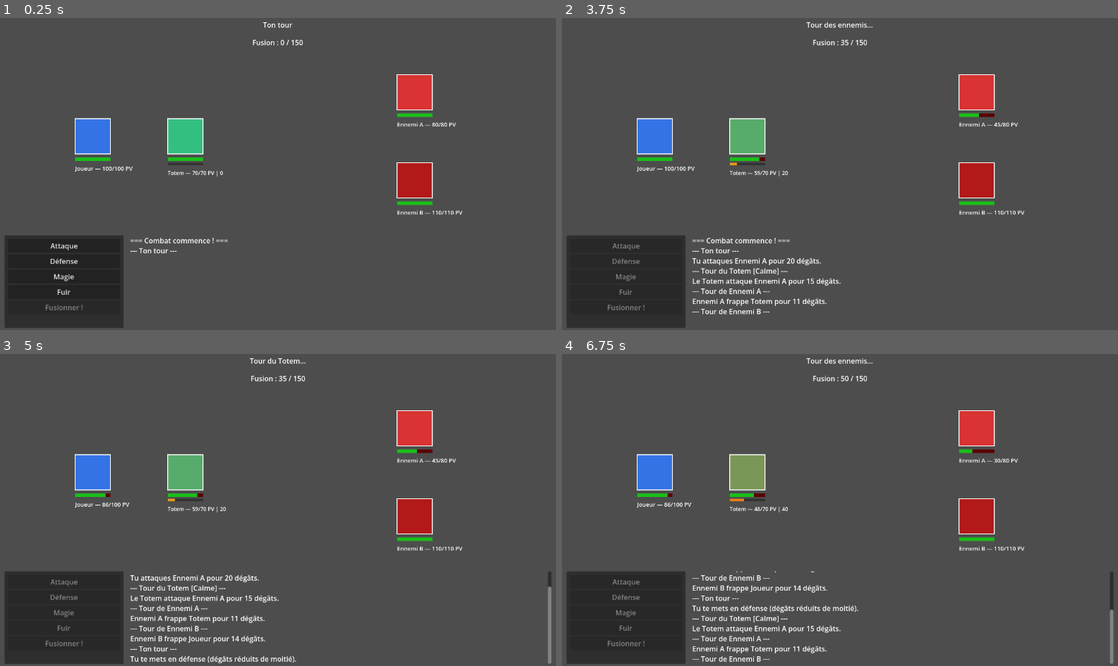
Above: before the commit, frames 1-4 (two rows, left to right).
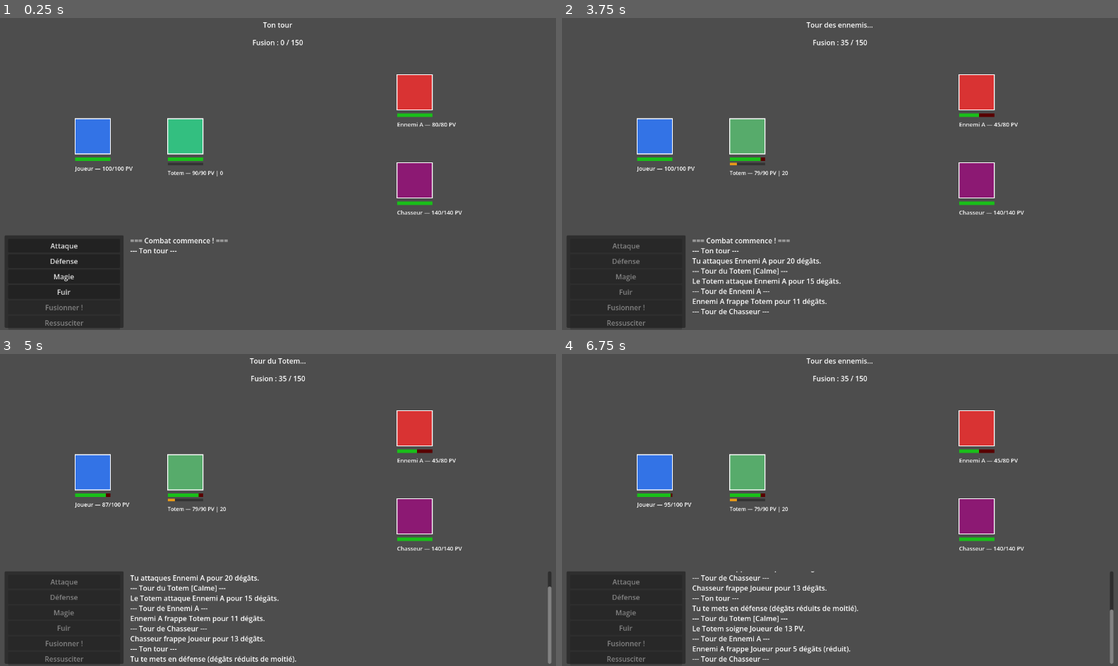
Above: after the commit, the same moments.

Repository: maxoupqg/totema_project
Game: Godot game, scene res://scenes/combat.tscn
Same seed, same stepped clock (60 frames per second), same inputs: the game is played once before the commit and once after it.
Inputs:
- Up to frame 1 (0.25 s): no input
- Up to frame 2 (3.75 s): click "Attaque" at 0.5 s; click "Ennemi A (80/80 PV)" at 1.25 s; tap Enter at 2, 3.5 s; tap Space at 2.75 s
- Up to frame 3 (5 s): click "Défense" at 4.25 s
- Up to frame 4 (6.75 s): tap Space at 5, 6.5 s; tap Enter at 5.75 s

The runs differ from the first frame. In frame 1, 0.8% of the frame differs, in the area x 8-84%, y 46-99%; in frame 2, 0.9%; in frame 3, 1.1%; in frame 4, 2.3%, in the area x 8-84%, y 6-99%.

Commit message:
feat: test de variété — axe Peur revu, Chasseur, résurrection totem
- Axe Peur : paliers remplacés (Calme/Méfiant/Panique) — le totem esquive
  les coups qui le ciblent plutôt que de protéger le joueur ; contre-attaque
  au Calme alimente la jauge de fusion
- Chasseur : 2e type d'ennemi avec preference_totem (75%) ciblant le totem
  en priorité ; @export configurable depuis l'inspecteur
- Action Ressusciter : ranime le totem à 50% PV, réduit jauge fusion de 20%
  et agitation de 20 ; bouton grisé tant que le totem est vivant

Co-Authored-By: Claude Sonnet 4.6 <noreply@anthropic.com>

Diff:
--- a/scenes/combat.tscn
+++ b/scenes/combat.tscn
@@ -22,9 +22,8 @@
 [node name="Totem" type="Node2D" parent="Combattants" unique_id=1569438253]
 position = Vector2(430, 280)
 script = ExtResource("3")
-type_axe = 1
 nom_combattant = "Totem"
-pv_max = 70
+pv_max = 90
 vitesse = 9
 couleur = Color(0.2, 0.75, 0.5, 1)
 
@@ -40,11 +39,12 @@
 [node name="Ennemi2" type="Node2D" parent="Combattants" unique_id=1397143638]
 position = Vector2(950, 380)
 script = ExtResource("4")
-nom_combattant = "Ennemi B"
-pv_max = 110
-vitesse = 7
-degats_base = 14
-couleur = Color(0.7, 0.1, 0.1, 1)
+preference_totem = 0.75
+nom_combattant = "Chasseur"
+pv_max = 140
+vitesse = 8
+degats_base = 13
+couleur = Color(0.55, 0.1, 0.45, 1)
 
 [node name="Fusion" type="Node" parent="." unique_id=1610684322]
 script = ExtResource("5")
@@ -119,6 +119,11 @@
 disabled = true
 text = "Fusionner !"
 
+[node name="BtnRessusciter" type="Button" parent="UI/PanelActions/VBoxContainer" unique_id=2045318761]
+layout_mode = 2
+disabled = true
+text = "Ressusciter"
+
 [node name="JournalCombat" type="RichTextLabel" parent="UI" unique_id=1883850290]
 offset_left = 305.0
 offset_top = 505.0
--- a/scripts/ennemi.gd
+++ b/scripts/ennemi.gd
@@ -1,5 +1,8 @@
 class_name Ennemi
 extends Combattant
 
+# 0.0 = cible aléatoire, 1.0 = cible toujours le totem si vivant
+@export var preference_totem: float = 0.0
+
 func jouer_tour(cible: Combattant) -> int:
 	return cible.prendre_degats(degats_base)
--- a/scripts/fusion.gd
+++ b/scripts/fusion.gd
@@ -12,6 +12,10 @@
 var jauge: int = 0
 var en_fusion: bool = false
 var tours_restants: int = 0
+
+func reduire_jauge(fraction: float) -> void:
+	jauge = max(0, int(jauge * (1.0 - fraction)))
+	emit_signal("jauge_change", jauge, jauge_max)
 
 func ajouter_points(degats: int) -> void:
 	if en_fusion or jauge >= jauge_max:
--- a/scripts/gestionnaire_combat.gd
+++ b/scripts/gestionnaire_combat.gd
@@ -15,6 +15,7 @@
 @onready var btn_magie: Button = $UI/PanelActions/VBoxContainer/BtnMagie
 @onready var btn_fuir: Button = $UI/PanelActions/VBoxContainer/BtnFuir
 @onready var btn_fusionner: Button = $UI/PanelActions/VBoxContainer/BtnFusionner
+@onready var btn_ressusciter: Button = $UI/PanelActions/VBoxContainer/BtnRessusciter
 @onready var panel_cibles: Panel = $UI/PanelCibles
 @onready var vbox_cibles: VBoxContainer = $UI/PanelCibles/VBoxCibles
 @onready var journal: RichTextLabel = $UI/JournalCombat
@@ -43,6 +44,7 @@
 	btn_magie.pressed.connect(_action_magie)
 	btn_fuir.pressed.connect(_action_fuir)
 	btn_fusionner.pressed.connect(_action_fusionner)
+	btn_ressusciter.pressed.connect(_action_ressusciter)
 
 	panel_cibles.visible = false
 	_demarrer_combat()
@@ -57,6 +59,7 @@
 	etat = EtatCombat.TOUR_JOUEUR
 	_activer_boutons(true)
 	btn_fusionner.disabled = fusion.en_fusion or fusion.jauge < fusion.jauge_max or not totem.est_vivant()
+	btn_ressusciter.disabled = totem.est_vivant()
 	if fusion.en_fusion:
 		label_tour.text = "Ton tour [Fusion x%d]" % fusion.tours_restants
 	else:
@@ -69,6 +72,7 @@
 	btn_magie.disabled = not actif
 	btn_fuir.disabled = not actif
 	btn_fusionner.disabled = not actif
+	btn_ressusciter.disabled = not actif
 
 # — Sélection de cible —
 
@@ -166,6 +170,20 @@
 	_log("=== FUSION ! Le Totem et toi ne font plus qu'un (%d tours) ===" % fusion.duree_fusion)
 	_fin_tour_joueur()
 
+func _action_ressusciter() -> void:
+	if etat != EtatCombat.TOUR_JOUEUR or totem.est_vivant():
+		return
+	_activer_boutons(false)
+	totem.pv_actuels = totem.pv_max / 2
+	totem.visible = true
+	totem.queue_redraw()
+	fusion.reduire_jauge(0.2)
+	_maj_label_fusion()
+	totem._modifier_agitation(-20)
+	_log("Tu ressuscites le Totem ! Il revient à %d/%d PV. (fusion -20%%, agitation -20)" % [totem.pv_actuels, totem.pv_max])
+	_appliquer_bonus_fusion()
+	_fin_tour_joueur()
+
 # — Bonus fusion —
 
 func _appliquer_bonus_fusion() -> void:
@@ -191,7 +209,7 @@
 			_log("[Fusion Colère] Actif — les ennemis brûlent quand ils te frappent.")
 		Totem.TypeAxe.PEUR:
 			# L'effet se produit côté ennemi (voir _executer_tour_ennemi)
-			_log("[Fusion Peur] Actif — le Totem intercepte et contre-attaque.")
+			_log("[Fusion Peur] Actif — le Totem esquive et contre-attaque.")
 	fusion.decrementer_tour()
 	if not fusion.en_fusion:
 		_log("--- La fusion se termine ---")
@@ -250,33 +268,40 @@
 		cibles.append(totem)
 	if cibles.is_empty():
 		return
-	var cible: Combattant = cibles[randi() % cibles.size()]
-
-	# Peur hors fusion : intercept ou redirection selon le flag actif
+	# Les ennemis avec preference_totem ciblent le totem en priorité si disponible
+	var cible: Combattant
+	if totem.est_vivant() and not fusion.en_fusion and randf() < ennemi_actif.preference_totem:
+		cible = totem
+	else:
+		cible = cibles[randi() % cibles.size()]
+
+	# Peur hors fusion : esquive ou redirection selon le flag actif
 	if totem.est_vivant() and not fusion.en_fusion:
-		if cible == joueur and totem.protection_active:
-			totem.protection_active = false
-			cible = totem
-			_log("%s attaque — le Totem intercepte le coup à ta place !" % ennemi_actif.nom_combattant)
+		if cible == totem and totem.esquive_active:
+			totem.esquive_active = false  # consommé : une esquive par tour
+			var contre: int = totem.degats_base
+			ennemi_actif.pv_actuels = max(0, ennemi_actif.pv_actuels - contre)
+			ennemi_actif.queue_redraw()
+			fusion.ajouter_points(contre)
+			_log("%s attaque le Totem — il esquive et contre-attaque pour %d dégâts !" % [ennemi_actif.nom_combattant, contre])
+			_prochain_tour_ennemi()
+			return
+		elif cible == totem and totem.esquive_simple:
+			totem.esquive_simple = false  # consommé : une esquive par tour
+			_log("%s attaque le Totem — il esquive !" % ennemi_actif.nom_combattant)
+			_prochain_tour_ennemi()
+			return
 		elif cible == totem and totem.protection_egoiste:
-			totem.protection_egoiste = false
+			# Non consommé : redirige TOUS les coups ce tour vers le joueur
 			cible = joueur
 			_log("%s attaque le Totem — il esquive et te redirige le coup !" % ennemi_actif.nom_combattant)
 
-	# Fusion Peur : interception fiable + contre-attaque (totem absorbe, pas le joueur)
+	# Fusion Peur : esquive totale + contre-attaque sur chaque frappe ennemie
 	if fusion.en_fusion and totem.type_axe == Totem.TypeAxe.PEUR and cible == joueur and totem.est_vivant():
-		var degats_absorbes: int = ennemi_actif.degats_base
-		totem.pv_actuels = max(0, totem.pv_actuels - degats_absorbes)
-		totem.queue_redraw()
-		if totem.pv_actuels <= 0:
-			totem.call_deferred("emit_signal", "mort")
-		_log("%s attaque — [Fusion Peur] Le Totem absorbe %d dégâts !" % [ennemi_actif.nom_combattant, degats_absorbes])
 		var contre: int = totem.degats_base
 		ennemi_actif.pv_actuels = max(0, ennemi_actif.pv_actuels - contre)
 		ennemi_actif.queue_redraw()
-		_log("[Fusion Peur] Contre-attaque : %d dégâts sur %s !" % [contre, ennemi_actif.nom_combattant])
-		if not joueur.est_vivant():
-			return
+		_log("%s attaque — [Fusion Peur] Esquive ! Contre-attaque : %d dégâts sur %s !" % [ennemi_actif.nom_combattant, contre, ennemi_actif.nom_combattant])
 		_prochain_tour_ennemi()
 		return
 
@@ -288,7 +313,7 @@
 
 	# Fusion Colère : l'attaquant brûle en frappant le joueur
 	if fusion.en_fusion and totem.type_axe == Totem.TypeAxe.COLERE and cible == joueur:
-		var brulure: int = max(1, degats / 2)
+		var brulure: int = max(1, degats)
 		ennemi_actif.pv_actuels = max(0, ennemi_actif.pv_actuels - brulure)
 		ennemi_actif.queue_redraw()
 		_log("[Fusion Colère] %s brûle pour %d dégâts en retour !" % [ennemi_actif.nom_combattant, brulure])
@@ -371,10 +396,12 @@
 				_log("Le Totem attaque %s pour %d dégâts." % [cible.nom_combattant, valeur])
 			if auto_d > 0:
 				_log("Le Totem s'inflige %d dégâts. (colère)" % auto_d)
-		"protection":
-			_log("Le Totem se positionne pour te protéger.")
+		"esquive":
+			_log("Le Totem est prêt à esquiver et à contre-attaquer.")
+		"esquive_simple":
+			_log("Le Totem se met sur ses gardes, prêt à esquiver.")
 		"protection_egoiste":
-			_log("Le Totem panique et se protège lui-même... (les coups seront redirigés vers toi !)")
+			_log("Le Totem panique et ne pense qu'à lui — les coups seront redirigés vers toi !")
 		"rien":
 			_log("Le Totem hésite et ne fait rien. (anxieux)")
 
--- a/scripts/totem.gd
+++ b/scripts/totem.gd
@@ -12,8 +12,9 @@
 
 var ia: TotemIABase
 # Peur : flags activés sur le tour du totem, consommés lors des attaques ennemies
-var protection_active: bool = false     # bloque un coup destiné au joueur
-var protection_egoiste: bool = false    # esquive ses propres coups, redirige vers joueur
+var esquive_active: bool = false        # esquive un coup + contre-attaque (Calme)
+var esquive_simple: bool = false        # esquive un coup sans contre-attaque (Méfiant)
+var protection_egoiste: bool = false    # esquive tout, redirige vers le joueur (Panique)
 
 func _ready() -> void:
 	match type_axe:
@@ -28,8 +29,9 @@
 	return degats
 
 func jouer_tour(joueur: Combattant, ennemi: Combattant) -> Dictionary:
-	# Reset des flags de protection au début de chaque tour
-	protection_active = false
+	# Reset des flags Peur au début de chaque tour
+	esquive_active = false
+	esquive_simple = false
 	protection_egoiste = false
 
 	var decision: Dictionary = ia.choisir_action(agitation, joueur, ennemi)
@@ -39,8 +41,10 @@
 		"attaque":
 			var boost: float = decision.get("boost_degats", 1.0)
 			decision["valeur"] = decision["cible"].prendre_degats(int(degats_base * boost))
-		"protection":
-			protection_active = true
+		"esquive":
+			esquive_active = true
+		"esquive_simple":
+			esquive_simple = true
 		"protection_egoiste":
 			protection_egoiste = true
 		"rien":
--- a/scripts/totem_ia_peur.gd
+++ b/scripts/totem_ia_peur.gd
@@ -1,26 +1,24 @@
-# Axe Peur — casse l'esquive / la protection (pour qui le totem se protège)
-# Calme      : se positionne pour bloquer un coup destiné au joueur
-# Anxieux    : oublie de protéger une fois sur deux
-# Panique    : esquive tout ce qui le vise — mais redirige les coups vers le joueur
-# Fusion     : intercepte + contre-attaque sur chaque frappe ennemie
+# Axe Peur — casse l'esquive / la contre-attaque
+# Calme    : esquive un coup qui le cible + contre-attaque automatiquement
+# Méfiant  : esquive un coup qui le cible, sans contre-attaque
+# Panique  : esquive TOUT ce qui le vise — mais redirige chaque coup vers le joueur
+# Fusion   : esquive tout + contre-attaque sur chaque esquive
 class_name TotemIAPeur
 extends TotemIABase
 
 func nom_palier(agitation: int) -> String:
 	match get_palier(agitation):
 		0: return "Calme"
-		1: return "Anxieux"
+		1: return "Méfiant"
 		2: return "Panique !"
 	return "?"
 
 func choisir_action(agitation: int, joueur: Combattant, ennemi: Combattant) -> Dictionary:
 	match get_palier(agitation):
-		0:	# Calme : protection fiable du joueur
-			return _d("protection", joueur)
-		1:	# Anxieux : 50% de chance d'oublier de se positionner
-			if randf() < 0.5:
-				return _d("protection", joueur)
-			return _d("rien", joueur, true)  # erratique : a oublié de protéger
-		2:	# Panique : protection égoïste (se protège lui, redirige vers joueur)
+		0:	# Calme : esquive un coup + contre-attaque
+			return _d("esquive", joueur)
+		1:	# Méfiant : esquive un coup, mais n'ose pas contre-attaquer
+			return _d("esquive_simple", joueur)
+		2:	# Panique : esquive tout ce qui le vise, redirige les coups vers le joueur
 			return _d("protection_egoiste", joueur, true)
 	return _d("rien", joueur)
Not shown, changed: idees_plus_tard.md
Not shown, changed: reference_axes_totem.md
Not shown, added: univers_lore.md
